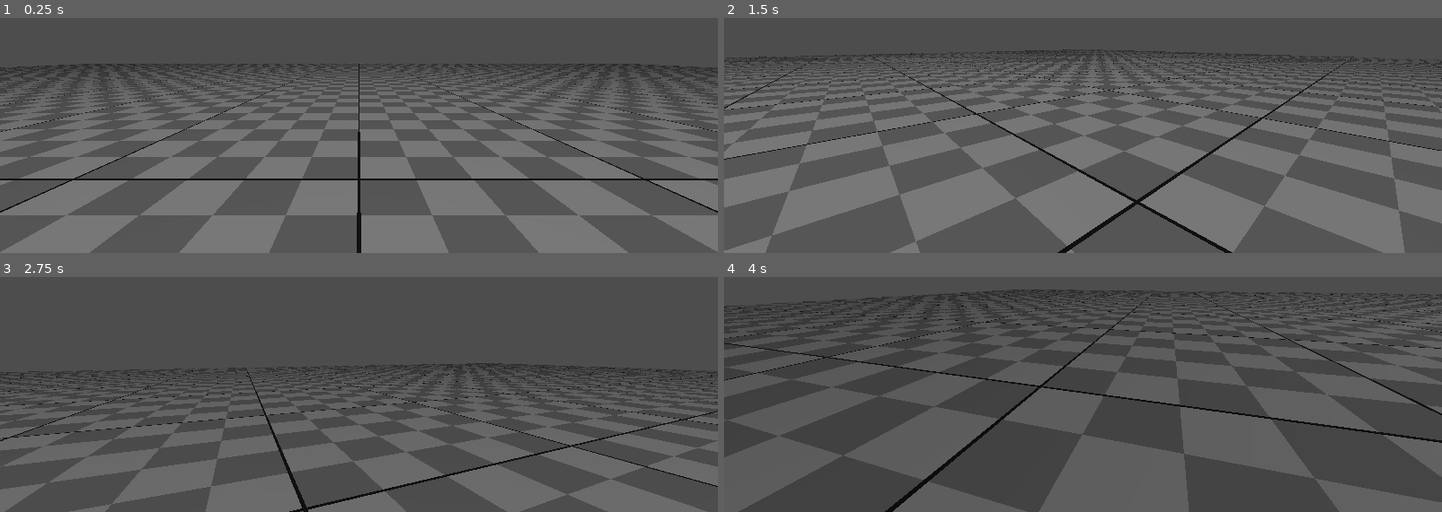
Above: before the commit, frames 1-4 (two rows, left to right).
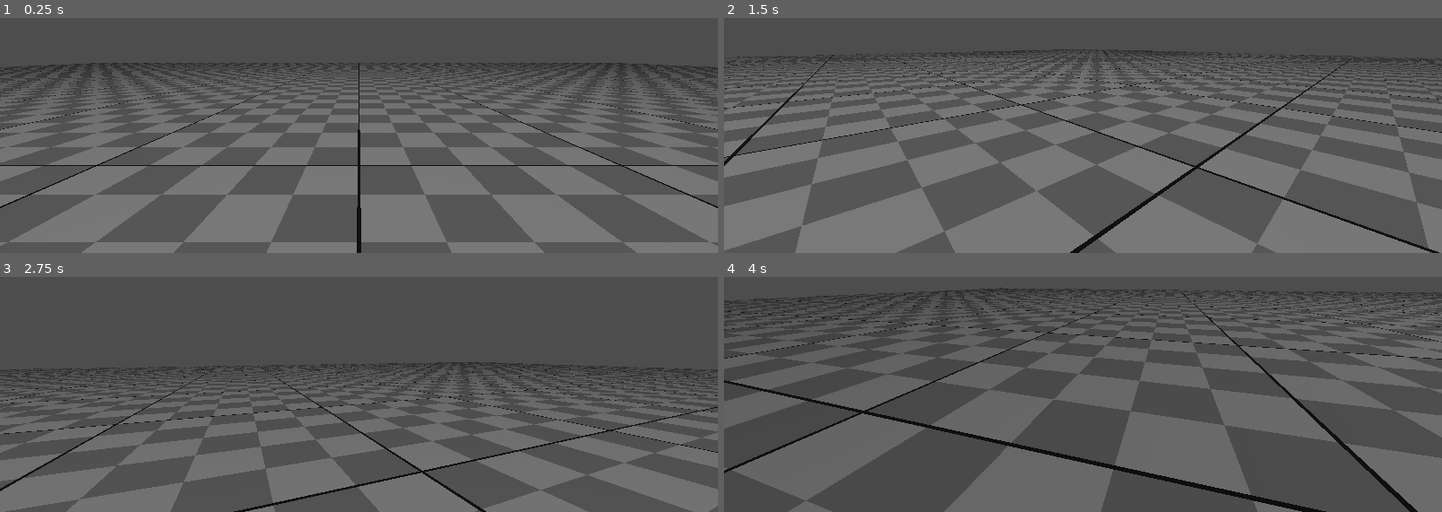
Above: after the commit, the same moments.

Repository: Aaron-Massey/untitledMazeGame
Game: Godot game, scene res://main.tscn
The game is run twice, just before and just after one commit, with the same random seed, the same clock (stepped at 60 frames per second) and the same inputs.
Inputs (mouse positions are in pixels of both pictures, inside the frame that each line leads up to):
- Up to frame 1 (0.25 s): no input
- Up to frame 2 (1.5 s): move the mouse to (1118, 50) at 0.52 s; hold W (move_up) from 0.53 s (still down); tap Space (jump) at 0.6, 0.77, 1.07, 1.35 s; move the mouse to (1047, 53) at 1.27 s
- Up to frame 3 (2.75 s): keep holding W (move_up); tap Space (jump) at 1.52, 1.82, 2.1 s; move the mouse to (373, 302) at 2.02 s
- Up to frame 4 (4 s): keep holding W (move_up); move the mouse to (1075, 316) at 2.77 s; tap Space (jump) at 2.85, 3.02, 3.32, 3.6, 3.77 s; move the mouse to (1133, 314) at 3.52 s

The runs differ from the first frame. In frame 1, 43% of the frame differs, in the area x 0-100%, y 19-100%; in frame 2, 53%, in the area x 0-100%, y 13-100%; in frame 3, 26%; in frame 4, 28%.

Commit message:
fixed player movement

Diff:
--- a/main.tscn
+++ b/main.tscn
@@ -7,9 +7,16 @@
 
 [node name="CharacterBody3D" parent="." unique_id=194776046 instance=ExtResource("2_a0tk4")]
 transform = Transform3D(1, 0, 0, 0, 1, 0, 0, 0, 1, 0, 1.9676371, 0)
+axis_lock_angular_y = true
+axis_lock_angular_z = true
 acceleration = 5.0
 deceleration = 25.0
 topSpeed = 10.0
+jumpVelocity = null
+FOV = null
+TILT_LOWER_LIMIT = null
+TILT_UPPER_LIMIT = null
+MOUSE_SENSITIVITY = null
 
 [node name="TestMap" parent="." unique_id=609011090 instance=ExtResource("2_0xm2m")]
 transform = Transform3D(1, 0, 0, 0, 1, 0, 0, 0, 1, -0.06508255, 0, 0.021953583)
--- a/playerCharacter/Character.tscn
+++ b/playerCharacter/Character.tscn
@@ -11,12 +11,14 @@
 [node name="CharacterBody3D" type="CharacterBody3D" unique_id=194776046]
 script = ExtResource("1_bli80")
 
-[node name="Camera3D" type="Camera3D" parent="." unique_id=1477866470]
-transform = Transform3D(1, 0, 0, 0, 1, 0, 0, 0, 1, 0, 0.56502163, -0.40261674)
-
 [node name="CollisionShape3D" type="CollisionShape3D" parent="." unique_id=1377346651]
 shape = SubResource("CapsuleShape3D_to3e8")
 
 [node name="MeshInstance3D" type="MeshInstance3D" parent="." unique_id=2124359531]
 mesh = SubResource("CapsuleMesh_to3e8")
 skin = SubResource("Skin_bli80")
+
+[node name="Neck" type="Node3D" parent="." unique_id=1537694906]
+transform = Transform3D(1, 0, 0, 0, 1, 0, 0, 0, 1, 0, 0.5, 0)
+
+[node name="Camera3D" type="Camera3D" parent="Neck" unique_id=1477866470]
--- a/playerCharacter/character.gd
+++ b/playerCharacter/character.gd
@@ -1,9 +1,9 @@
 extends CharacterBody3D
 @export_category("Movement")
-@export var acceleration = 10.0
-@export var deceleration = 15.0
-@export var topSpeed = 100.0
-@export var jumpVelocity = 4.5
+@export var acceleration : float = 10.0
+@export var deceleration : float = 15.0
+@export var topSpeed : float = 100.0
+@export var jumpVelocity : float = 4.5
 @export_category("Camera Settings")
 @export var FOV : float = 75
 @export var TILT_LOWER_LIMIT : float = -90
@@ -11,7 +11,7 @@
 @export var MOUSE_SENSITIVITY : float = 0.5
 
 
-@onready var CAMERA_CONTROLLER = $Camera3D
+@onready var CAMERA_CONTROLLER = $Neck/Camera3D
 
 var _yaw_input : float #Camera left and right
 var _pitch_input : float #Camera up and down
@@ -40,18 +40,24 @@
 	if Input.is_action_just_pressed("jump") and is_on_floor():
 		velocity.y = jumpVelocity
 
-	# Get the input direction and handle the movement/deceleration.
+	# Get the input direction
 	var input_dir := Input.get_vector("move_left", "move_right", "move_up", "move_down")
 	var direction := (transform.basis * Vector3(input_dir.x, 0, input_dir.y)).normalized()
 
+	# Isolate our X/Z movement from our Y (gravity/jump) movement
+	var current_xz := Vector3(velocity.x, 0, velocity.z)
+	var target_xz : Vector3 = direction * topSpeed
+
 	if direction:
-		# FIX: Start from velocity.x/z, not direction.x/z
-		velocity.x = move_toward(velocity.x, direction.x * topSpeed, acceleration * delta)
-		velocity.z = move_toward(velocity.z, direction.z * topSpeed, acceleration * delta)
+		# Accelerate the vector as a whole
+		current_xz = current_xz.move_toward(target_xz, acceleration * delta)
 	else:
-		# FIX: Multiply deceleration by delta for framerate independence
-		velocity.x = move_toward(velocity.x, 0, deceleration * delta)
-		velocity.z = move_toward(velocity.z, 0, deceleration * delta)
+		# Decelerate the vector as a whole
+		current_xz = current_xz.move_toward(Vector3.ZERO, deceleration * delta)
+
+	# Apply the newly calculated X/Z values back to the actual velocity
+	velocity.x = current_xz.x
+	velocity.z = current_xz.z
 
 func updateCamera(delta) -> void:
 	rotate_y(deg_to_rad(_yaw_input))
